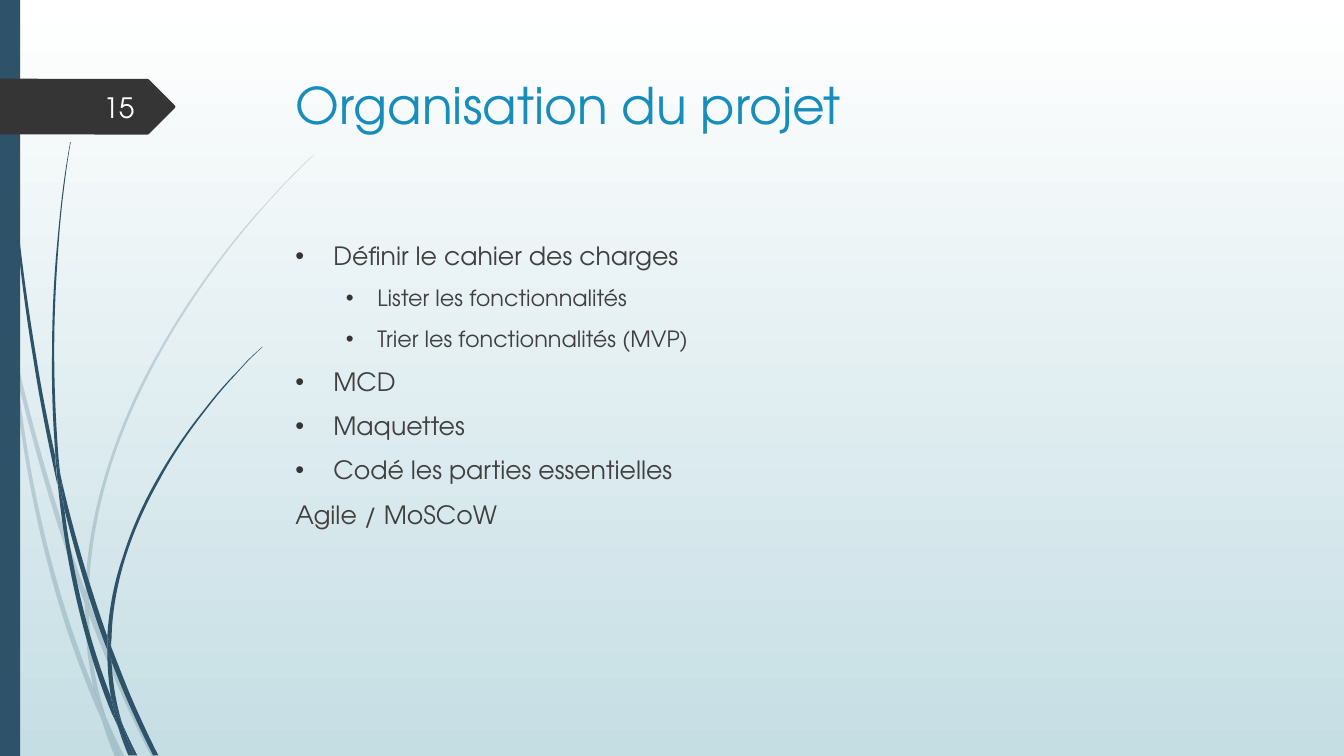
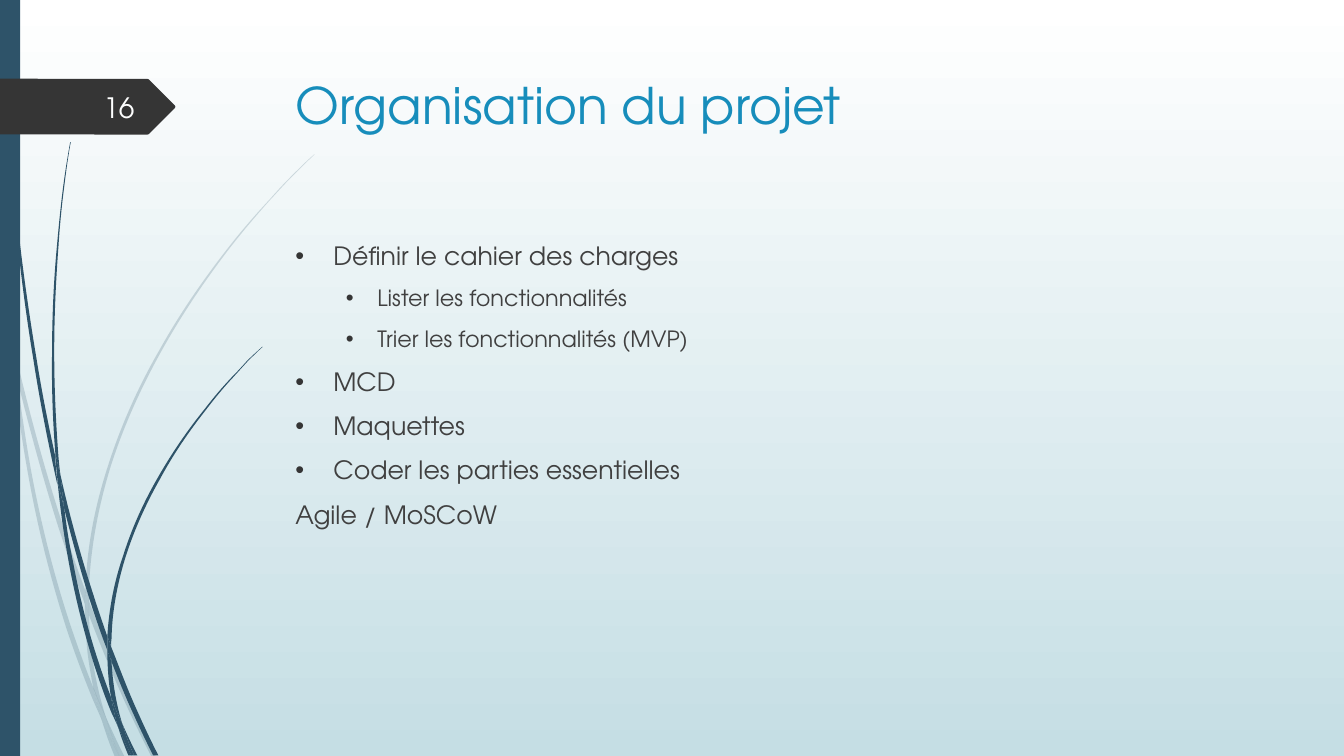
Before and after one commit to LisaF0/projet, a slide deck: slide 16 of aDoc/Projet boutique en ligne.pptx (slide 15 before the commit). Drawn at 1344x756 pixels with LibreOffice and Linux fonts; fonts in the diff are those of the drawing. Boxes give left, top, right and bottom in pixels: in the first picture for what was removed or moved away, otherwise in the second. Text is boxed around its words. In the diff, an @@ line names an element or a change of style, - is before the commit and + after.

```diff
--- a/aDoc/Projet boutique en ligne.pptx
+++ b/aDoc/Projet boutique en ligne.pptx
@@ page number at (103,97,134,119): text changed @@
-15
+16
@@ text at (333,460,680,484): text changed @@
-• Codé les parties essentielles
+• Coder les parties essentielles
```
Also in this commit, not shown: 7 other slides changed, 2 slides added, 6 other files.
